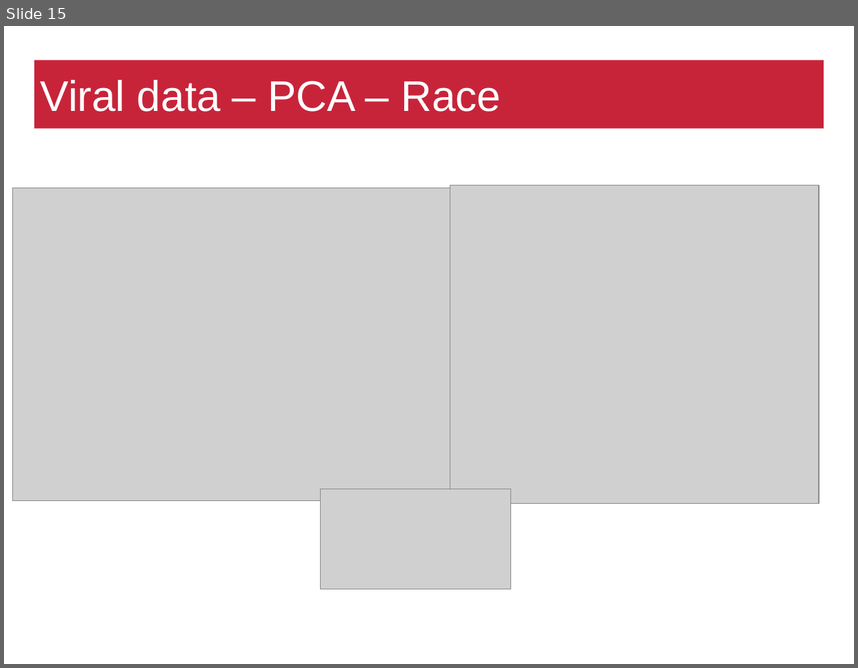
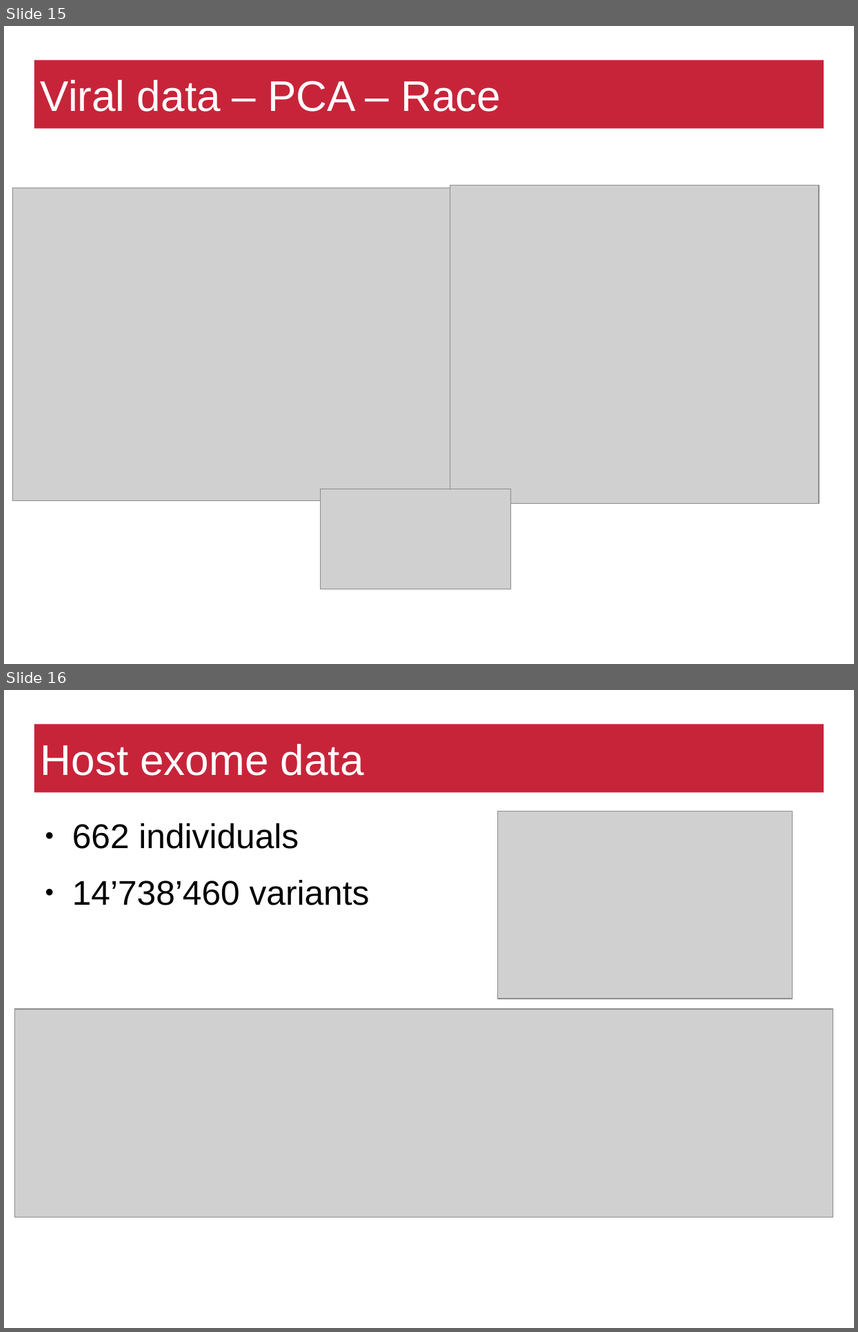
Before and after one commit to matthiaszeller/HBV, a slide deck: Presentation.odp. Shown one above the other, each under a label of ours: slide 15 before the commit, slides 15 and 16 after it. The pictures are 858x668 and 858x1332 pixels, drawn with LibreOffice and Linux fonts; fonts in the diff are those of the drawing; grey boxes stand for pictures; background and template pictures are left out. Boxes give left, top, right and bottom in pixels: in the first picture for what was removed or moved away, otherwise in the second. Text is boxed around its words. In the diff, an @@ line names an element or a change of style, - is before the commit and + after.

```diff
--- a/Presentation.odp
+++ b/Presentation.odp
@@ slide 16 added at bbox=[4, 690, 854, 1328], background #FFFFFF @@
@@ title added at bbox=[34, 724, 824, 793], fill #C7243A, 40 pt, text #FFFFFF @@
+Host exome data
@@ picture added at bbox=[497, 811, 793, 998] @@
@@ text added at bbox=[72, 823, 370, 905], 32 pt, text #000000 @@
+● 662 individuals
+● 14’738’460 variants
@@ picture added at bbox=[15, 1009, 833, 1217] @@
@@ page number added at bbox=[648, 1283, 846, 1327], 14 pt, text #FFFFFF @@
+16
```
Also in this commit, not shown: 4 slides changed, 1 other slide added, 1 slide removed.
